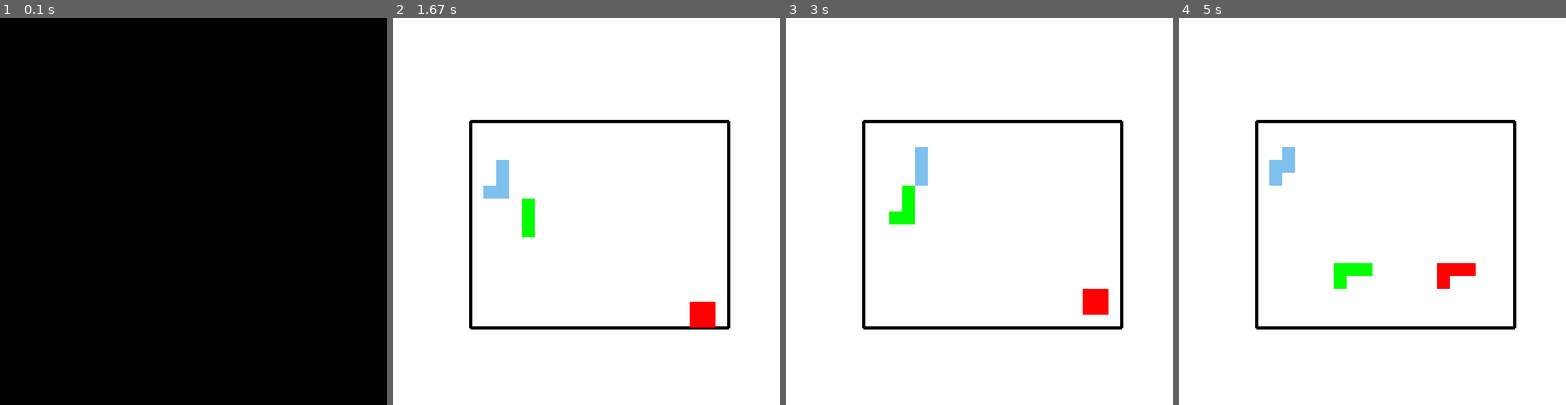
Above: before the commit, frames 1-4 (left to right).
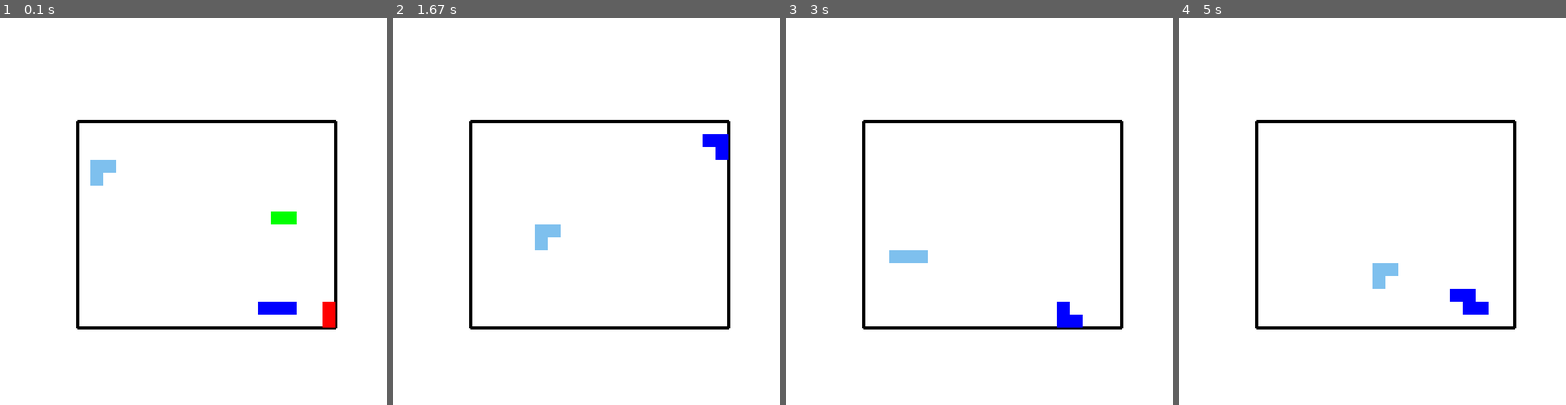
Above: after the commit, the same moments.

Repository: JhonItalo/Agente-reativo-de-IA-com-pygame
Game: pygame game, started from Car_destruction.py
The game is run twice, just before and just after one commit, with the same random seed, the same clock (stepped at 60 frames per second) and the same inputs.
Inputs:
- Up to frame 1 (0.1 s): no input
- Up to frame 2 (1.67 s): no input
- Up to frame 3 (3 s): no input
- Up to frame 4 (5 s): no input

The runs differ from the first frame. In frame 1, 98% of the frame differs, in the area x 0-100%, y 0-100%; in frame 2, 1.9%; in frame 3, 1.9%; in frame 4, 2.1%.

Commit message:
Criada verificação de duas casas a frente; 'cobra' desvia se possivel;

Diff:
--- a/Car_destruction.py
+++ b/Car_destruction.py
@@ -1,6 +1,7 @@
 #!/usr/bin/python
 import pygame
 from random import randint
+from threading import Thread
 import time
 
 #inicializando e variaveis
@@ -9,14 +10,15 @@
 altura = 600
 
 t_player = 20
+pos_frent = 2
 
 #cores interface
-azul = (99, 184, 255, 255)
 azul_claro = (126, 192, 238, 255)
 preto = (0, 0, 0, 255)
 branco = (255, 255, 255, 255)
 vermelho = (255, 0, 0, 255)
 verde = (0, 255, 0, 255)
+azul_escuro = (0, 0, 255, 255)
 
 class Player:
     def __init__(self, x, y, cor, nome):
@@ -54,78 +56,84 @@
         self.j +=1
 
         a = randint(0,3)
+        flag = True
 
         if a == 0:
             if temp_x + t_player > 500 :
                 self.mover()
             else:
-                if fundo.get_at((temp_x + t_player, temp_y)) == self.cor or fundo.get_at((temp_x + t_player, temp_y)) == branco:
+                temp_temp_x = temp_x + (t_player * pos_frent)
+                if fundo.get_at((temp_temp_x, temp_y)) != self.cor and fundo.get_at((temp_temp_x, temp_y)) != branco and fundo.get_at((temp_temp_x, temp_y)) != preto:
+                    self.mover()
+                elif fundo.get_at((temp_x + t_player, temp_y)) == self.cor or fundo.get_at((temp_x + t_player, temp_y)) == branco:
                     self.x += t_player
-                    pygame.draw.rect(fundo, self.cor, [self.x, self.y, t_player, t_player])
-                    return True
-                else:
-                    pygame.draw.rect(fundo, branco, [self.x_ant_1, self.y_ant_1, t_player, t_player])
-                    pygame.draw.rect(fundo, branco, [self.x_ant_2, self.y_ant_2, t_player, t_player])
-                    pygame.draw.rect(fundo, branco, [self.x_ant_3, self.y_ant_3, t_player, t_player])
-                    pygame.draw.rect(fundo, branco, [self.x, self.y, t_player, t_player])
-                    return False
+                    flag = True
+                else:
+                    flag = False
 
         elif a == 1:
             if temp_x - t_player < 140 :
                 self.mover()
             else:
-                if fundo.get_at((temp_x - t_player, temp_y)) == self.cor or fundo.get_at((temp_x - t_player, temp_y)) == branco:
+                temp_temp_x = temp_x - (t_player * pos_frent)
+                if fundo.get_at((temp_temp_x, temp_y)) != self.cor and fundo.get_at((temp_temp_x, temp_y)) != branco and fundo.get_at((temp_temp_x, temp_y)) != preto:
+                    self.mover()
+                elif fundo.get_at((temp_x - t_player, temp_y)) == self.cor or fundo.get_at((temp_x - t_player, temp_y)) == branco:
                     self.x -= t_player
-                    pygame.draw.rect(fundo, self.cor, [self.x, self.y, t_player, t_player])
-                    return True
-                else:
-                    pygame.draw.rect(fundo, branco, [self.x_ant_1, self.y_ant_1, t_player, t_player])
-                    pygame.draw.rect(fundo, branco, [self.x_ant_2, self.y_ant_2, t_player, t_player])
-                    pygame.draw.rect(fundo, branco, [self.x_ant_3, self.y_ant_3, t_player, t_player])
-                    pygame.draw.rect(fundo, branco, [self.x, self.y, t_player, t_player])
-                    return False
+                    flag = True
+                else:
+                    flag = False
 
         elif a == 2:
             if temp_y + t_player > 460:
                 self.mover()
             else:
+                temp_temp_y = temp_y + (t_player * pos_frent)
+                if fundo.get_at((temp_x, temp_temp_y)) != self.cor and fundo.get_at((temp_x, temp_temp_y)) != branco and fundo.get_at((temp_x, temp_temp_y)) != preto:
+                    self.mover()
                 if fundo.get_at((temp_x, temp_y + t_player)) == self.cor or fundo.get_at((temp_x, temp_y + t_player)) == branco:
                     self.y += t_player
-                    pygame.draw.rect(fundo, self.cor, [self.x, self.y, t_player, t_player])
-                    return True
-                else:
-                    pygame.draw.rect(fundo, branco, [self.x_ant_1, self.y_ant_1, t_player, t_player])
-                    pygame.draw.rect(fundo, branco, [self.x_ant_2, self.y_ant_2, t_player, t_player])
-                    pygame.draw.rect(fundo, branco, [self.x_ant_3, self.y_ant_3, t_player, t_player])
-                    pygame.draw.rect(fundo, branco, [self.x, self.y, t_player, t_player])
-                    return False
+                    flag = True
+                else:
+                    flag = False
 
         elif a == 3:
             if temp_y - t_player < 180:
                 self.mover()
             else:
+                temp_temp_y = temp_y - (t_player * pos_frent)
+                if fundo.get_at((temp_x, temp_temp_y)) != self.cor and fundo.get_at((temp_x, temp_temp_y)) != branco and fundo.get_at((temp_x, temp_temp_y)) != preto:
+                    self.mover()
                 if fundo.get_at((temp_x, temp_y - t_player)) == self.cor or fundo.get_at((temp_x, temp_y - t_player)) == branco:
                     self.y -= t_player
-                    pygame.draw.rect(fundo, self.cor, [self.x, self.y, t_player, t_player])
-                    return True
-                else:
-                    pygame.draw.rect(fundo, branco, [self.x_ant_1, self.y_ant_1, t_player, t_player])
-                    pygame.draw.rect(fundo, branco, [self.x_ant_2, self.y_ant_2, t_player, t_player])
-                    pygame.draw.rect(fundo, branco, [self.x_ant_3, self.y_ant_3, t_player, t_player])
-                    pygame.draw.rect(fundo, branco, [self.x, self.y, t_player, t_player])
-                    return False
+                    flag = True
+                else:
+                    flag = False
+
+        if flag:
+            pygame.draw.rect(fundo, self.cor, [self.x, self.y, t_player, t_player])
+            return flag
+        else:
+            pygame.draw.rect(fundo, branco, [self.x_ant_1, self.y_ant_1, t_player, t_player])
+            pygame.draw.rect(fundo, branco, [self.x_ant_2, self.y_ant_2, t_player, t_player])
+            pygame.draw.rect(fundo, branco, [self.x_ant_3, self.y_ant_3, t_player, t_player])
+            pygame.draw.rect(fundo, branco, [self.x, self.y, t_player, t_player])
+            return flag
 
 
 ps = []
 #player 1
-p1 = Player(140, 180, azul_claro, "Azul")
+p1 = Player(500, 460, vermelho, "Vermelho")
 ps.append(p1)
 #player 2
-p2 = Player(500, 460, vermelho, "Vermelho")
+p2 = Player(140, 180, azul_claro, "Azul")
 ps.append(p2)
 #player 3
-p3 = Player(220, 260, verde, "Verde")
+p3 = Player(420, 260, verde, "Verde")
 ps.append(p3)
+#player 4
+p4 = Player(340, 460, azul_escuro, "Azul Escuro")
+ps.append(p4)
 
 #criação da tela
 fundo = pygame.display.set_mode((largura, altura));
@@ -165,20 +173,30 @@
     fundo.fill(branco)
     criar_cenario2()
 
-    i = 0
+    r = randint(0, len(ps) - 1)
+    i = r
     while (i < len(ps)):
         if ps[i].mover() == False:
             ps.remove(ps[i])
-        i += 1
+
+        if i + 1 == r:
+            i = len(ps)
+        if i + 1 == len(ps):
+            if (r == 0):
+                i += 1
+            else:
+                i = 0
+        else:
+            i += 1
 
     if len(ps) == 1:
         pygame.font.init()
         fonte = pygame.font.get_default_font()
-        fonte_ganhador = pygame.font.SysFont(fonte, 45)
+        fonte_ganhador = pygame.font.SysFont(fonte, 80)
         text = fonte_ganhador.render(ps[0].nome, 1 , ps[0].cor)
-        fundo.blit(text, (300, 300))
-
-    time.sleep(0.1)
+        fundo.blit(text, (200, 300))
+
+    time.sleep(0.01)
 
     pygame.display.flip()
     pygame.display.update()
